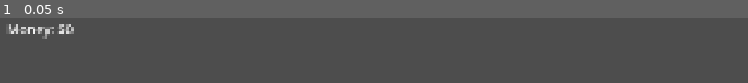
Above: before the commit, frame 1.
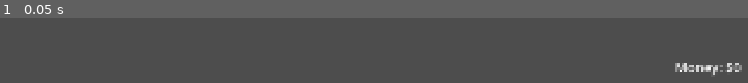
Above: after the commit, the same moment.

Repository: svetasus/beach-chill-godot
Game: Godot game, scene res://scenes/features/player.tscn
Two runs of this game, one before a commit and one after it. Both use one fixed random seed, a clock stepped at 60 frames per second and the inputs below. This scene is started directly instead of the project's main scene.
Inputs:
- Up to frame 1 (0.05 s): no input

The runs differ from the first frame. In frame 1, 1.6% of the frame differs, in the area x 1-100%, y 9-88%.

Commit message:
changes in items value and money ui

Diff:
--- a/resources/items/artifact_001_1_data.tres
+++ b/resources/items/artifact_001_1_data.tres
@@ -15,4 +15,5 @@
 collision_size = Vector3(0.2, 0.2, 0.2)
 is_tool = false
 is_collectible = true
+item_value_type = 0
 metadata/_custom_type_script = "uid://cslspwbckibw1"
--- a/resources/items/artifact_001_data.tres
+++ b/resources/items/artifact_001_data.tres
@@ -15,4 +15,5 @@
 collision_size = Vector3(0.2, 0.2, 0.2)
 is_tool = false
 is_collectible = true
+item_value_type = 3
 metadata/_custom_type_script = "uid://cslspwbckibw1"
--- a/resources/items/shell_001_data.tres
+++ b/resources/items/shell_001_data.tres
@@ -15,4 +15,5 @@
 collision_size = Vector3(0.2, 0.2, 0.2)
 is_tool = false
 is_collectible = true
+item_value_type = 0
 metadata/_custom_type_script = "uid://cslspwbckibw1"
--- a/resources/items/shell_002_data.tres
+++ b/resources/items/shell_002_data.tres
@@ -15,4 +15,5 @@
 collision_size = Vector3(0.2, 0.2, 0.2)
 is_tool = false
 is_collectible = true
+item_value_type = 0
 metadata/_custom_type_script = "uid://cslspwbckibw1"
--- a/resources/items/shell_003_data.tres
+++ b/resources/items/shell_003_data.tres
@@ -15,4 +15,5 @@
 collision_size = Vector3(0.2, 0.2, 0.2)
 is_tool = false
 is_collectible = true
+item_value_type = 1
 metadata/_custom_type_script = "uid://cslspwbckibw1"
--- a/scenes/features/player.tscn
+++ b/scenes/features/player.tscn
@@ -186,15 +186,6 @@
 script = ExtResource("2_g2els")
 slot_prefab = ExtResource("3_qhqgy")
 
-[node name="MoneyLabel" type="Label" parent="PlayerUI"]
-layout_mode = 1
-offset_left = 30.0
-offset_top = 30.0
-offset_right = 300.0
-offset_bottom = 80.0
-theme_override_font_sizes/font_size = 32
-text = "Money: $0"
-
 [node name="PanelContainer" type="PanelContainer" parent="PlayerUI/InventoryUI"]
 layout_mode = 1
 anchors_preset = 5
@@ -211,6 +202,18 @@
 [node name="ItemList" type="HBoxContainer" parent="PlayerUI/InventoryUI/PanelContainer/ScrollContainer"]
 layout_mode = 2
 
+[node name="MoneyLabel" type="Label" parent="PlayerUI"]
+anchors_preset = 1
+anchor_left = 1.0
+anchor_right = 1.0
+offset_left = -287.0
+offset_top = 121.0
+offset_right = -17.0
+offset_bottom = 171.0
+grow_horizontal = 0
+theme_override_font_sizes/font_size = 32
+text = "Money: $0"
+
 [node name="NotificationArea" type="VBoxContainer" parent="PlayerUI"]
 anchors_preset = 10
 anchor_right = 1.0
